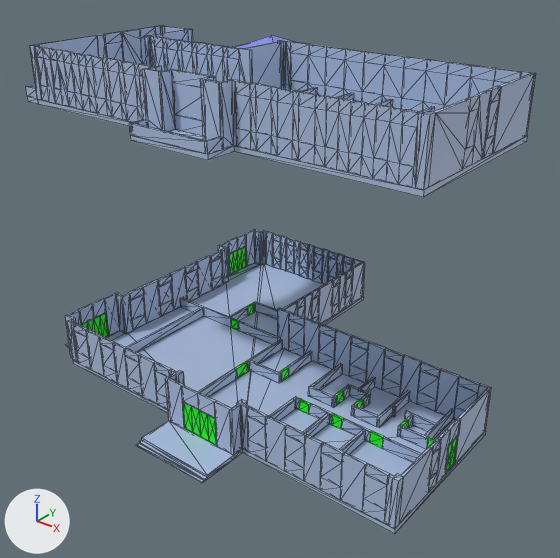
What one commit did to the glTF model src/assets/3d/solid/models/Residential_Building_expansion.glb.
Both versions are drawn from a 50 mm camera at (38.7, -46.2, 23.6) aimed at (1.2, 0.6, -5.4). Every picture has the same lights, and +X, +Y and +Z are marked at lower left. The picture after the commit comes second. Mesh edges are drawn as thin lines. Where no turn or scale is listed for an object, it has been applied to the vertices. Vertices at exactly the same position are counted once.

Names of what the first picture shows: 'Floor1', 'Floor2'.
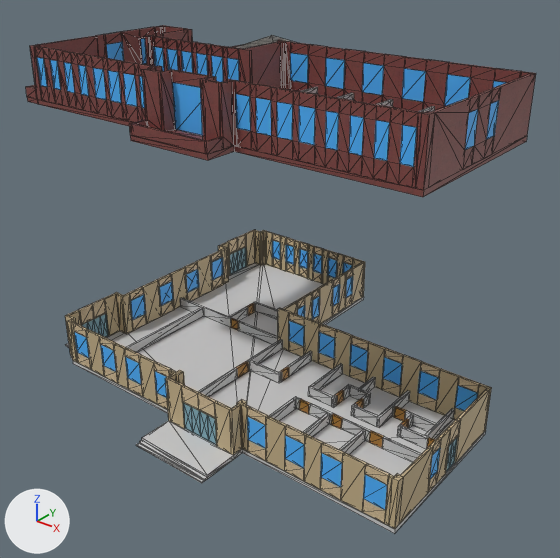
The newer file is also turned or shifted as a whole; pictures and numbers use the older file's frame.

Changed parts and their boxes (x1, y1, x2, y2) in the pictures (560 x 558 px; the box of a moved part takes in the faces that stretch with it):
'Floor1', surface changed, reshaped: (65, 230, 492, 533) in both
'Floor2', surface changed, reshaped (darker): (26, 25, 536, 197) in both
part 1 of me_floor1, moved or reshaped: before (427, 437, 458, 472); after (356, 398, 407, 421)
part 2 of me_floor1, surface changed: (65, 230, 492, 529) in both
part 3 of me_floor1, recoloured: (65, 265, 485, 533) in both
part 4 of me_floor1, recoloured (blue to brown): (65, 230, 492, 529) in both
part 5 of me_floor1, recoloured: (74, 240, 478, 510) in both
part 6 of me_floor1, recoloured: (82, 247, 247, 445) in both
part 7 of me_floor2, reshaped: before (472, 68, 536, 165); after (290, 42, 522, 169)
part 8 of me_floor2, added: after (152, 37, 240, 82)
part 9 of me_floor2, deleted (blue): before (37, 57, 89, 105)
part 10 of me_floor2, deleted (blue): before (161, 70, 203, 135)
part 11 of me_floor2, surface changed (blue to brown): (26, 25, 531, 197) in both
part 12 of me_floor2, recoloured (blue to brown): (26, 25, 531, 197) in both
part 13 of me_floor2, recoloured: (93, 38, 499, 167) in both
part 14 of me_floor2, recoloured: (302, 87, 435, 112) in both

Patch to the scene script:
```diff
--- a/src/assets/3d/solid/models/Residential_Building_expansion.glb.py
+++ b/src/assets/3d/solid/models/Residential_Building_expansion.glb.py
@@ mat_door @@
 mat_door = principled_material('door')
-mat_door.base_color = (0.0, 1.0, 0.0)  # green #00ff00
+mat_door.texture = img_door
 mat_door.roughness = 0.553
@@ mat_roof @@
 mat_roof = principled_material('roof')
-mat_roof.base_color = (0.224, 0.271, 0.8)  # blue #828ee7
+mat_roof.texture = img_roof
 mat_roof.roughness = 0.553
@@ mat_wall2 @@
+mat_wall2 = principled_material('wall2')
+mat_wall2.texture = img_wall2
+mat_wall2.roughness = 0.553
@@ mat_ground @@
+mat_ground = principled_material('ground')
+mat_ground.texture = img_ground
+mat_ground.roughness = 0.553
@@ mat_window @@
+mat_window = principled_material('window')
+mat_window.texture = img_window
+mat_window.roughness = 0.553
@@ mat_wall1 @@
+mat_wall1 = principled_material('wall1')
+mat_wall1.texture = img_wall1
+mat_wall1.roughness = 0.553
@@ mat_gate @@
+mat_gate = principled_material('gate')
+mat_gate.texture = img_gate
+mat_gate.roughness = 0.553
@@ me_floor2 @@
-me_floor2.from_pydata(...)  # 1115 vertices, 3061 faces; spans x -17.3..19.4, y -12.0..19.2, z -1.1..3.5
+me_floor2.from_pydata(...)  # 1269 vertices, 3267 faces; spans x -17.3..19.4, y -12.0..19.2, z -1.1..3.5
+# me_floor2 part 7: 16 vertices removed from x 18.4..19.4, y -2.0..4.8, z -0.7..3.5; 100 vertices added at x -0.8..19.4, y -3.5..4.8, z -0.7..3.5
+# me_floor2 part 8: 88 vertices added at x -11.7..-2.1, y -0.4..-0.1, z -0.7..3.5
+# me_floor2 part 9: 16 vertices removed from x -14.2..-9.1, y -9.5..-9.2, z 0.5..2.7
+# me_floor2 part 10: 2 vertices removed from x 0.0..3.6, y -9.5, z 0.5
+# me_floor2 part 11: 2382 kept faces spanning x -17.3..19.4, y -12.0..19.2, z -1.1..3.5 get new texture (UV) coordinates
+# me_floor2 part 12: 1610 faces spanning x -17.3..19.4, y -12.0..19.2, z -1.1..3.5 switch from mat_wall (blue #afc2e3) to mat_wall2 (picture img_wall2)
+# me_floor2 part 13: 125 faces spanning x -15.8..19.4, y -9.5..4.6, z 0.1..2.7 switch from mat_wall (blue #afc2e3) to mat_window (picture img_window)
+# me_floor2 part 14: 463 faces spanning x -15.6..19.2, y -9.2..4.5, z -0.7..0.3 switch from mat_wall (blue #afc2e3) to mat_ground (picture img_ground)
 me_floor2.materials.append(mat_door)
@@ me_floor1 @@
-me_floor1.from_pydata(...)  # 1150 vertices, 2818 faces; spans x -18.9..19.4, y -14.1..18.8, z -5.7..-1.1
+me_floor1.from_pydata(...)  # 1156 vertices, 2830 faces; spans x -18.9..19.4, y -14.1..18.8, z -5.7..-1.1
+# me_floor1 part 1: 6 vertices removed from x 16.8..19.4, y -1.3..-0.3, z -5.3..-2.6; 12 vertices added at x 9.7..19.3, y -1.3..1.9, z -5.3..-2.6
+# me_floor1 part 2: 2477 kept faces spanning x -18.9..19.4, y -14.1..18.8, z -5.7..-1.1 get new texture (UV) coordinates
+# me_floor1 part 3: 694 faces spanning x -18.9..19.4, y -14.1..18.8, z -5.7..-4.3 switch from mat_wall (blue #afc2e3) to mat_ground (picture img_ground)
+# me_floor1 part 4: 1267 faces spanning x -16.8..19.4, y -10.5..18.8, z -5.3..-1.1 switch from mat_wall (blue #afc2e3) to mat_wall1 (picture img_wall1)
+# me_floor1 part 5: 290 faces spanning x -15.8..19.4, y -9.5..18.8, z -4.1..-1.9 switch from mat_wall (blue #afc2e3) to mat_window (picture img_window)
+# me_floor1 part 6: 146 faces spanning x -16.8..19.3, y -10.4..16.7, z -5.3..-2.6 switch from mat_door (green #00ff00) to mat_gate (picture img_gate)
```
